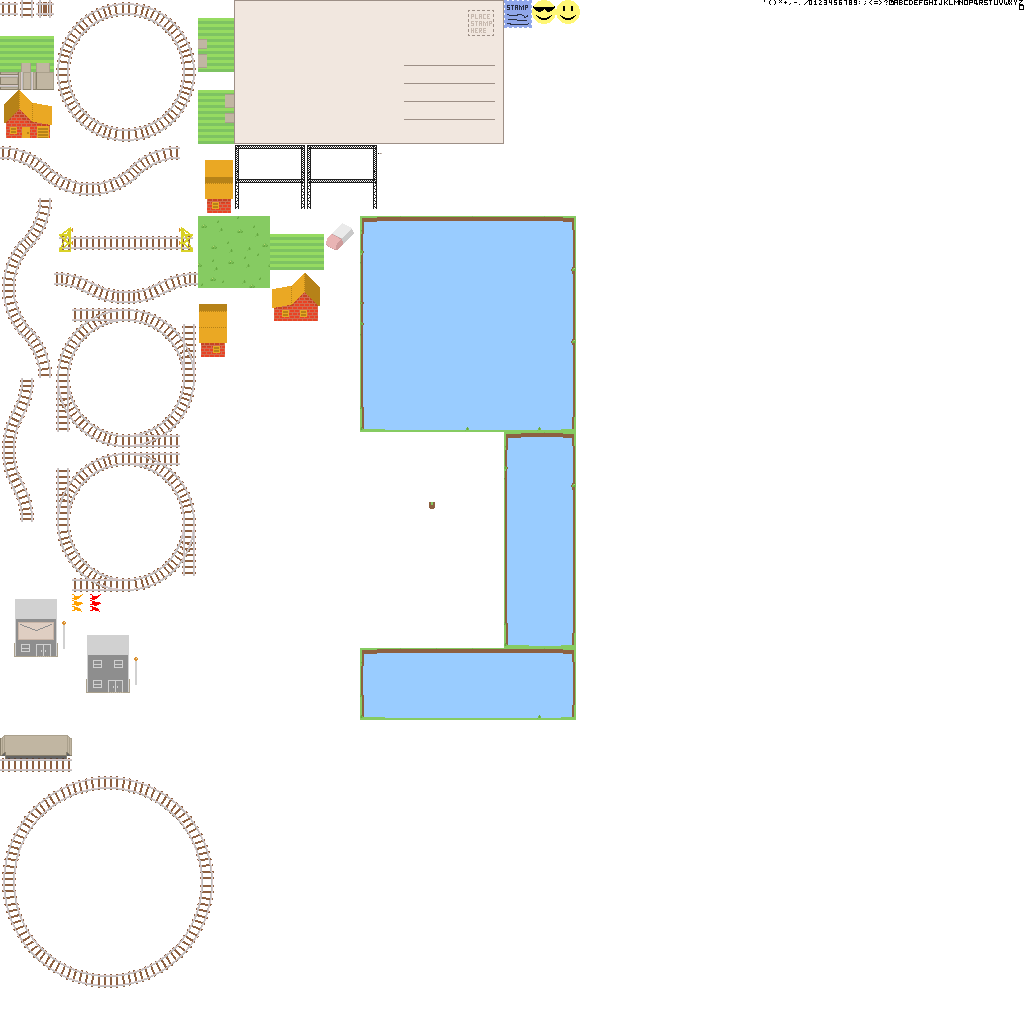
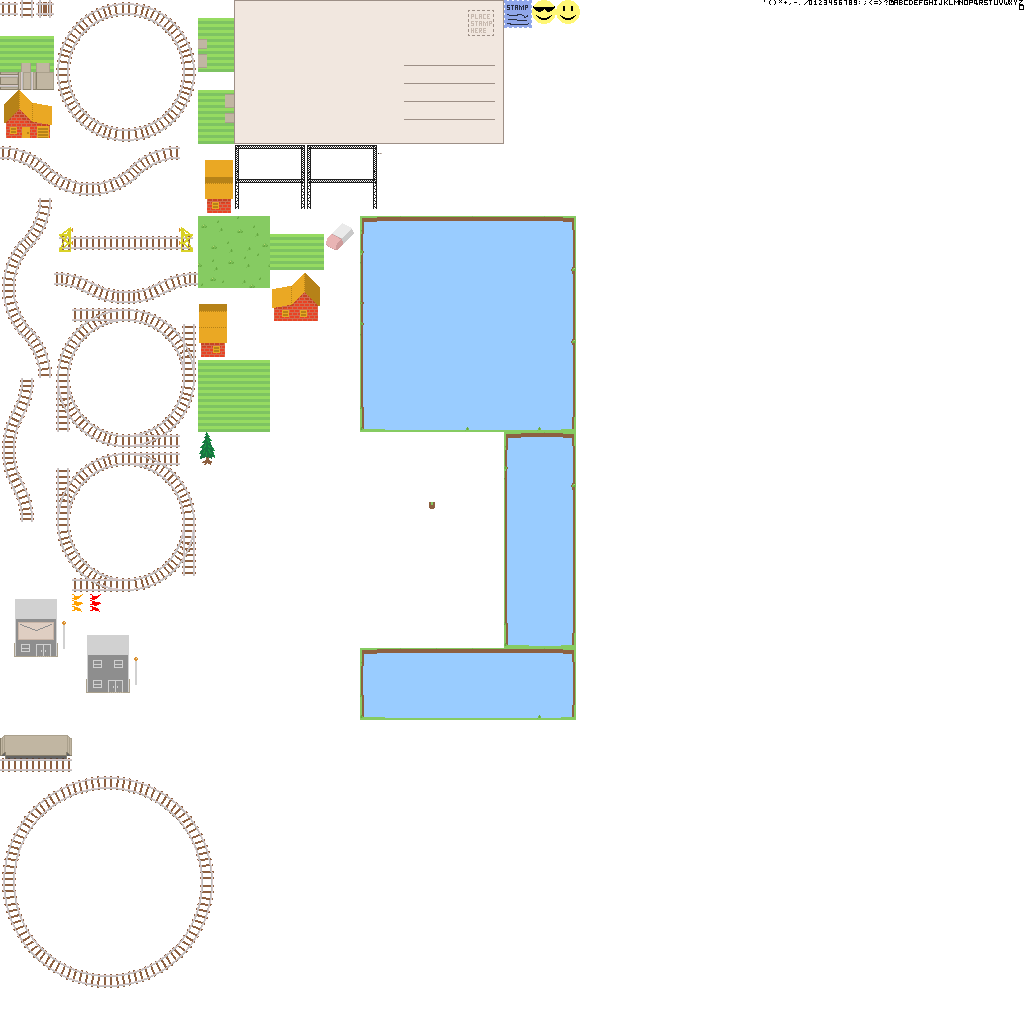
Before/after of a 1024px x 1024px layered artwork. What changed in the layer stack:
painted on "base.png" over [left=97, top=360, right=270, bottom=988]
